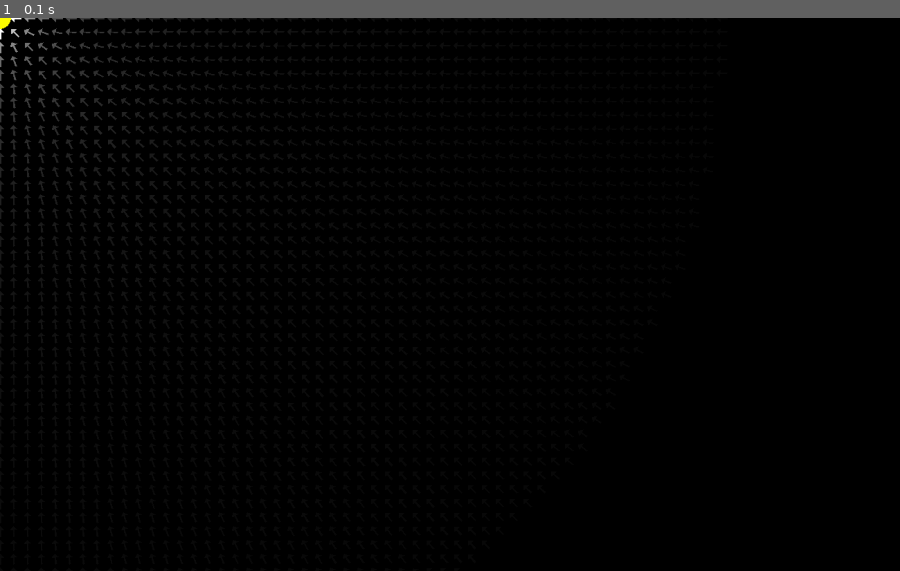
Above: before the commit, frame 1.
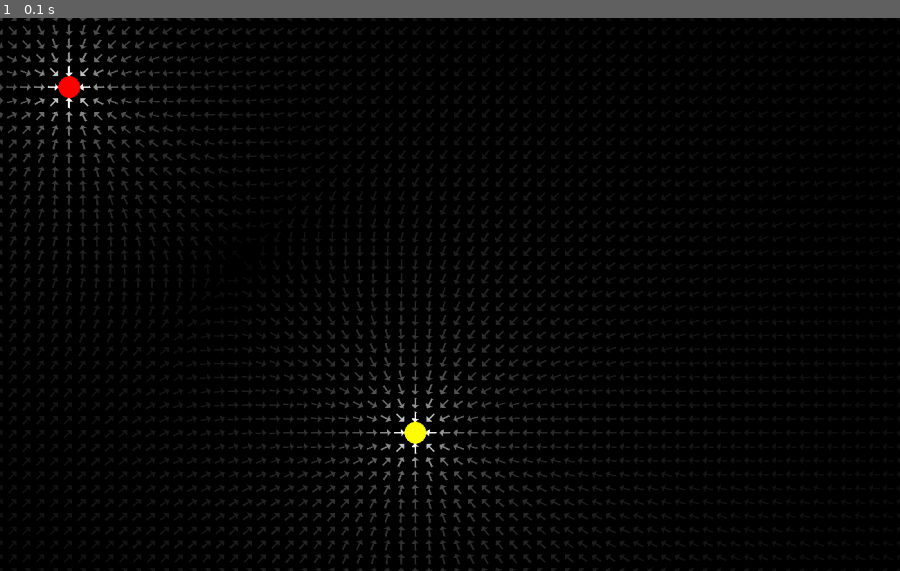
Above: after the commit, the same moment.

Repository: maxim739/Hackathon26
Game: pygame game, started from main.py
Same seed, same stepped clock (60 frames per second), same inputs: the game is played once before the commit and once after it.
Inputs:
- Up to frame 1 (0.1 s): no input

The runs differ from the first frame. In frame 1, 3.7% of the frame differs, in the area x 0-73%, y 0-100%.

Commit message:
windows.py

Diff:
--- a/main.py
+++ b/main.py
@@ -22,8 +22,8 @@
 screen = pygame.display.set_mode(screen_res)
 
 bodies = [
-    Static_body(0, 0, 1.989e30, 16, (255, 255, 0)),
-    Static_body(2e12, 0, 2e30, 16, (255,0,0)),
+    Static_body(600, 600, 2e30, 16, (255,255,0)),
+    Static_body(100, 100, 2e30, 16, (255,0,0)),
 ]
 
 render(screen, bodies)
--- /dev/null
+++ b/windows.py
@@ -0,0 +1,2 @@
+import pygame
+import constants
